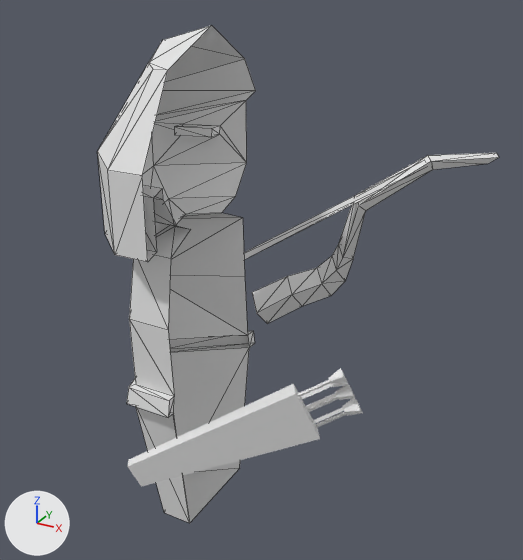
An edit to the glTF model static/models/archer.glb, drawn before and after from the same camera.
Camera for both pictures: a 50 mm lens placed at (3.18, -4.81, 4.86), pointed at (0.22, 0.57, 2.17). The axes (+X, +Y, +Z) are drawn at lower left. The lights are the same throughout. Mesh edges are drawn as thin lines on the coarser meshes. Where no turn or scale is listed for an object, it has been applied to the vertices. Vertices at the same position are counted once.

Before the edit, the objects in view are built like this:
```python
me_circle = bpy.data.meshes.new('Circle')
me_circle.from_pydata(...)  # 75 vertices, 122 faces; spans x -0.86..0.0, y -0.79..0.87, z 0.0..4.41
me_cube_001 = bpy.data.meshes.new('Cube.001')
me_cube_001.from_pydata(...)  # 38 vertices, 66 faces; spans x -0.17..2.08, y -0.53..0.67, z -0.15..1.73
me_cube_002 = bpy.data.meshes.new('Cube.002')
me_cube_002.from_pydata(...)  # 116 vertices, 198 faces; spans x -0.69..0.97, y -0.48..0.68, z -0.31..0.7
ob_circle = bpy.data.objects.new('Circle', me_circle)
ob_circle.location = (0.0, 0.0, 0.0)
ob_cube = bpy.data.objects.new('Cube', me_cube_001)
ob_cube.location = (-0.103, 1.124, 1.573)
ob_cube_001 = bpy.data.objects.new('Cube.001', me_cube_002)
ob_cube_001.location = (0.515, -0.613, 1.164)
```
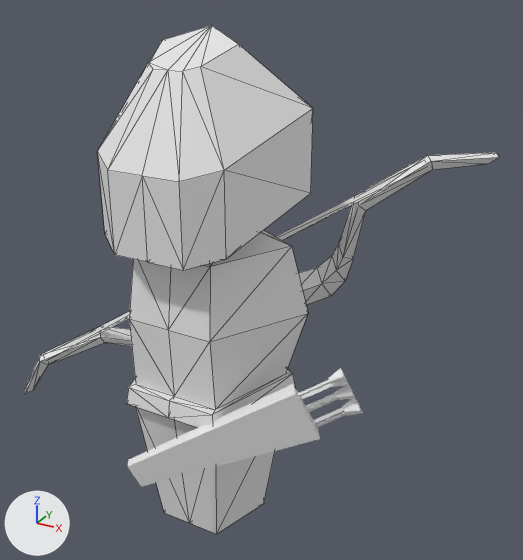
Where the change shows, as pixel boxes (x1, y1, x2, y2) in the pictures (523 x 560 px):
'Circle', reshaped (36% wider): before (97, 25, 256, 523); after (97, 25, 313, 534)
'Cube', reshaped: before (244, 153, 499, 324); after (25, 153, 499, 394)
part 1 of me_circle, added: after (142, 26, 313, 534)
part 2 of me_cube_001, added: after (25, 311, 132, 394)

What the commit changed:
me_circle is used by ob_circle; location (0.0, 0.0, 0.0).
me_circle had 75 vertices, 122 faces and spanned x -0.86..0.0, y -0.79..0.87, z 0.0..4.41.
me_circle now has 120 vertices, 240 faces and spans x -0.86..0.86, y -0.79..0.87, z 0.0..4.41.
Part 1, on me_circle:
45 vertices are added at x 0.13..0.86, y -0.79..0.56, z 0.0..4.3.
118 new faces join them.
me_cube_001 is used by ob_cube; location (-0.103, 1.124, 1.573).
me_cube_001 had 38 vertices, 66 faces and spanned x -0.17..2.08, y -0.53..0.67, z -0.15..1.73.
me_cube_001 now has 69 vertices, 130 faces and spans x -2.26..2.08, y -1.31..0.67, z -1.02..1.73.
Part 2, on me_cube_001:
31 vertices are added at x -2.26..-0.23, y -1.31..0.02, z -1.02..-0.07.
64 new faces join them.
